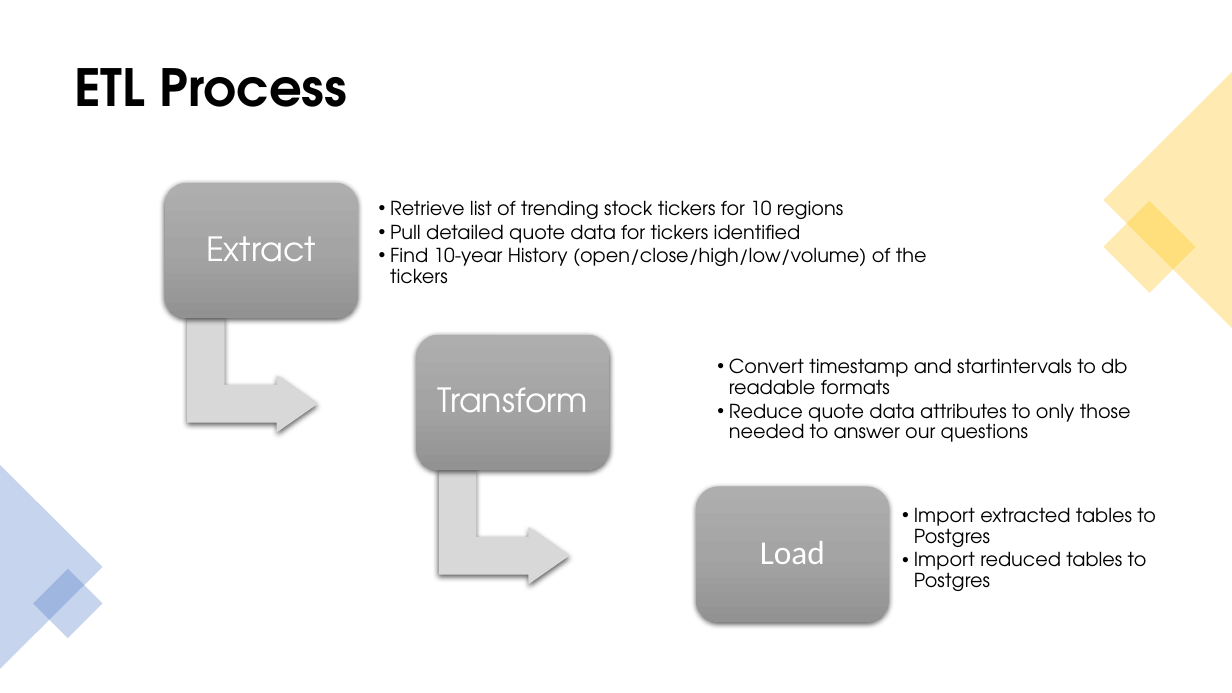
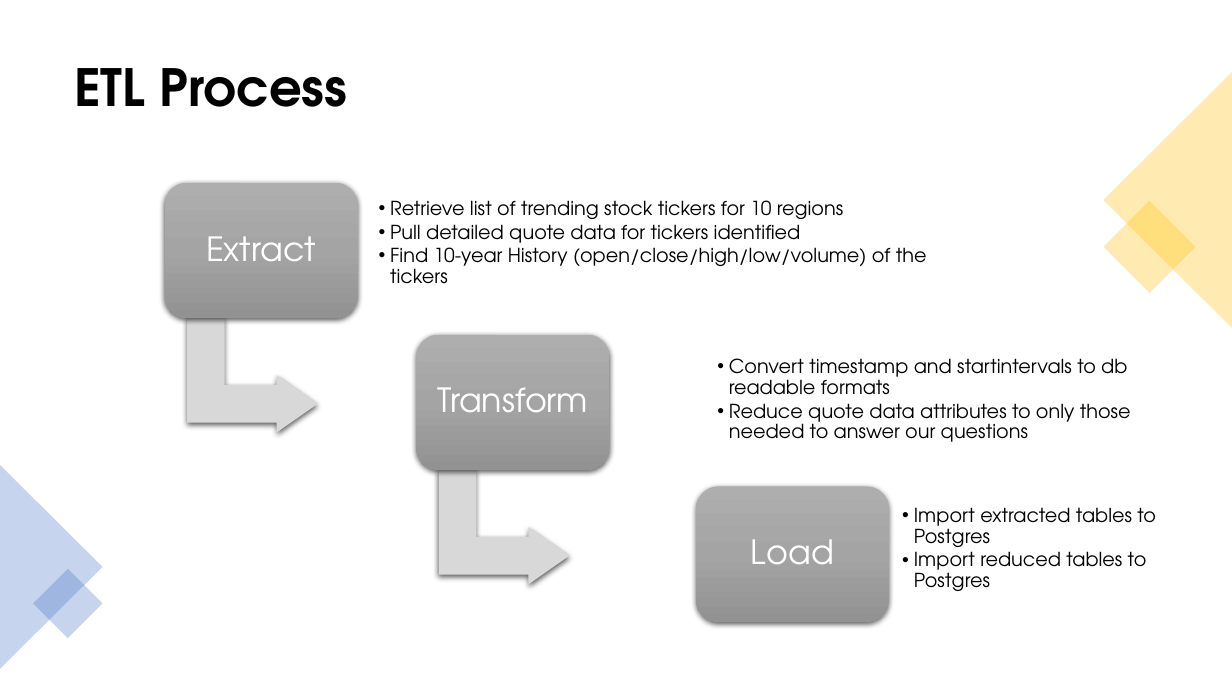
Before and after one commit to V-Villagomez/ETL-Stock-Trends, a slide deck: slide 4 of diagrams/Stock Trends ETL Process.pptx. Drawn at 1232x693 pixels with LibreOffice and Linux fonts; fonts in the diff are those of the drawing. Boxes give left, top, right and bottom in pixels: in the first picture for what was removed or moved away, otherwise in the second. Text is boxed around its words. In the diff, an @@ line names an element or a change of style, - is before the commit and + after.

```diff
--- a/diagrams/Stock Trends ETL Process.pptx
+++ b/diagrams/Stock Trends ETL Process.pptx
@@ text "Load" at bbox=[751, 539, 834, 564]: font Calibri to TeX Gyre Adventor @@
```
Also in this commit, not shown: 2 other slides changed, 1 other file.
